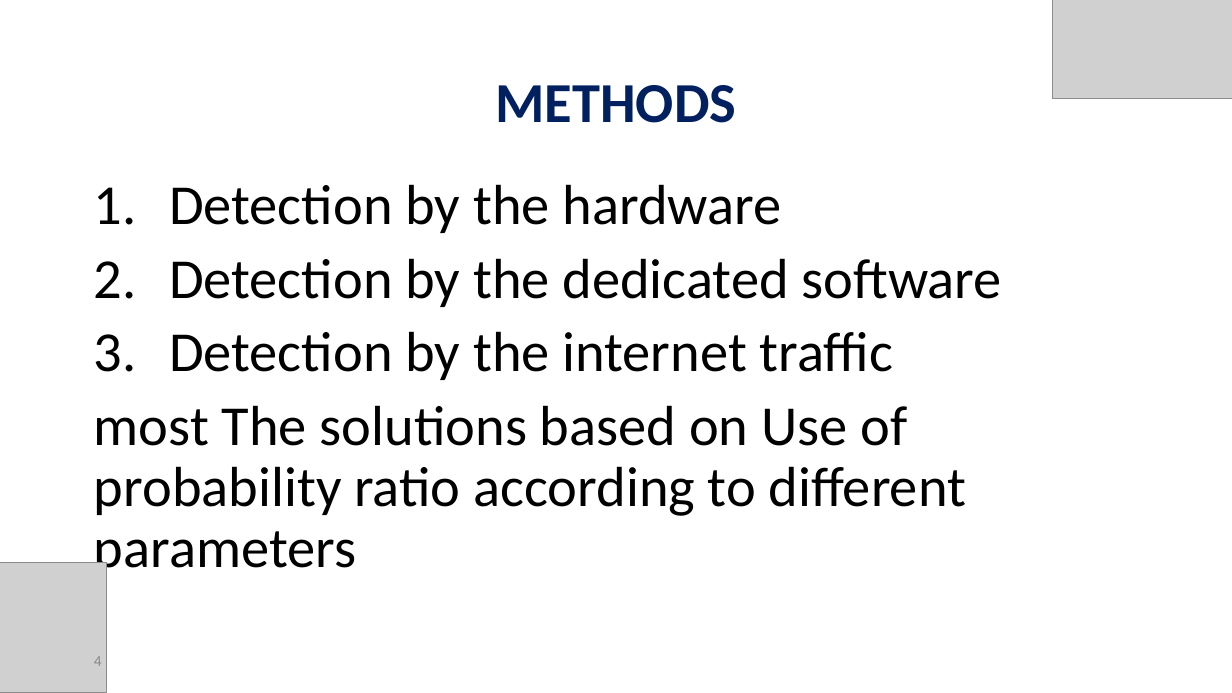
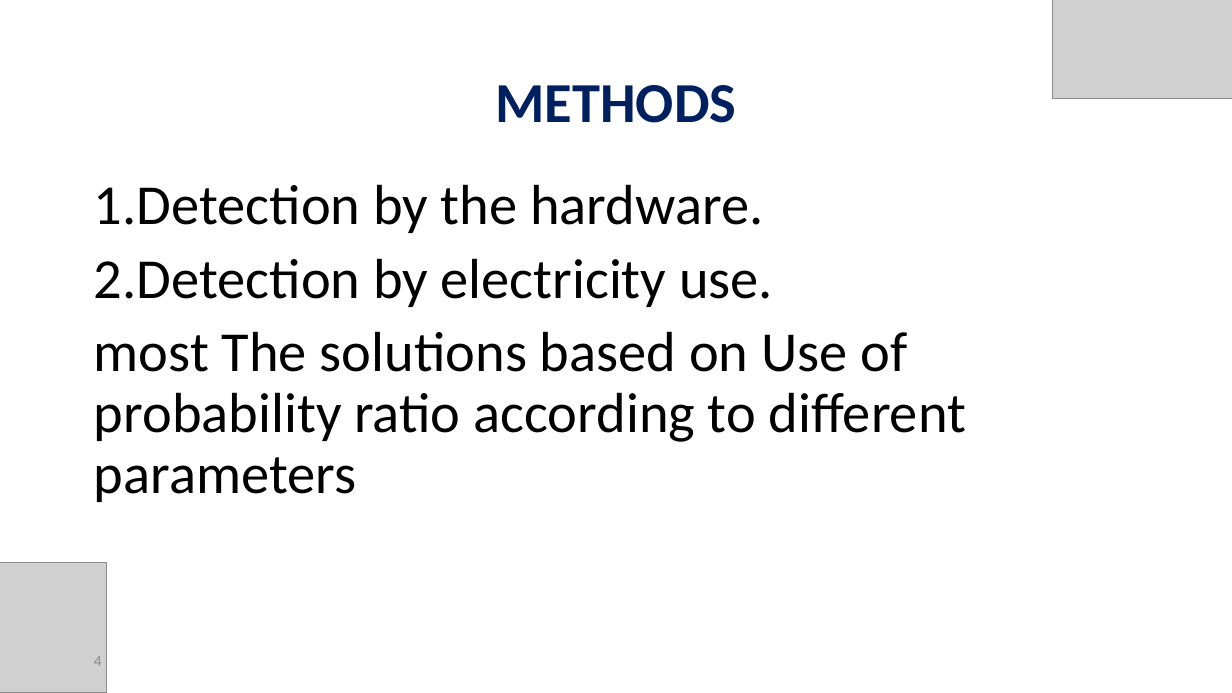
Before and after one commit to orelrahum/Ransomware_Code, a slide deck: slide 4 of Poster/Presentation.pptx. Drawn at 1232x693 pixels with LibreOffice and Linux fonts; fonts in the diff are those of the drawing; grey boxes stand for pictures. Boxes give left, top, right and bottom in pixels: in the first picture for what was removed or moved away, otherwise in the second. Text is boxed around its words. In the diff, an @@ line names an element or a change of style, - is before the commit and + after.

Commit message:
git

```diff
--- a/Poster/Presentation.pptx
+++ b/Poster/Presentation.pptx
@@ text at box(94, 184, 773, 307): text changed @@
-1. Detection by the hardware
-2. Detection by the dedicated software
-3. Detection by the internet traffic
+1. Detection by the hardware.
+2. Detection by electricity use.
```
Also in this commit, not shown: 2 other slides changed.
